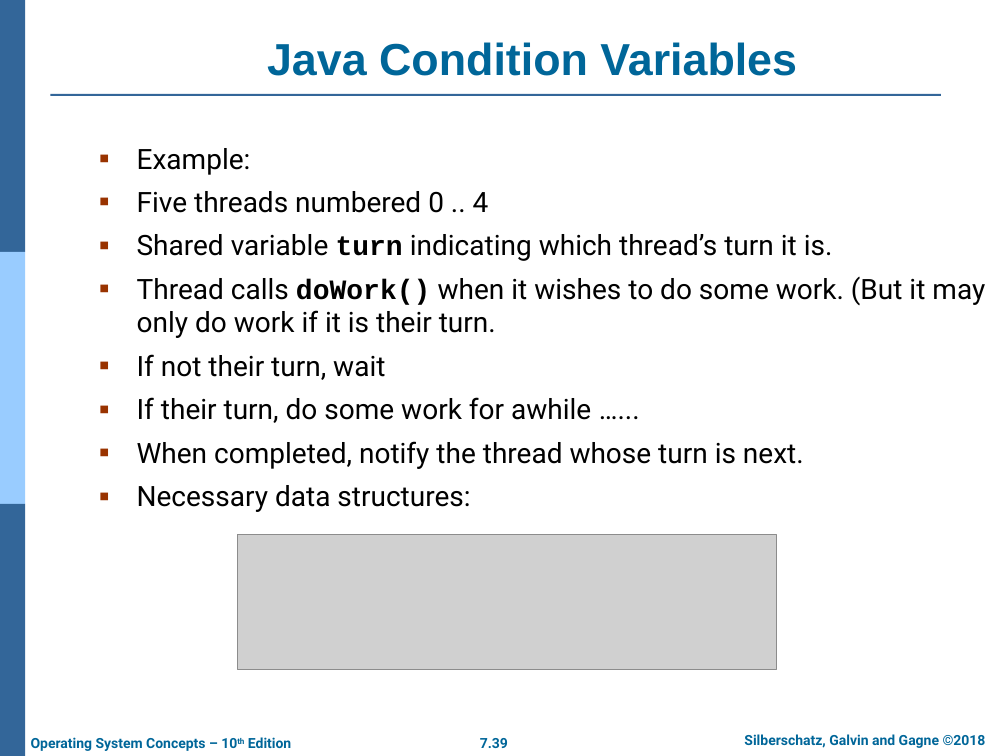
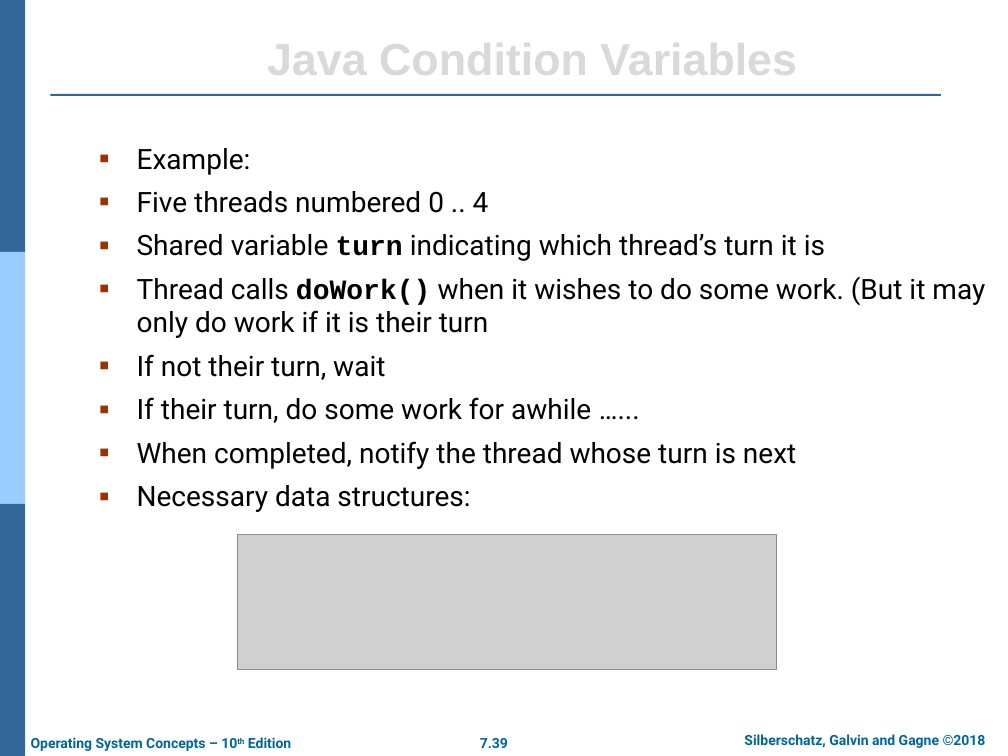
Before and after one commit to chriswjh/chriswjh.github.io, a slide deck: slide 39 of OSu/Chap07.pptx. Drawn at 1008x756 pixels with LibreOffice and Linux fonts; fonts in the diff are those of the drawing; grey boxes stand for pictures; background and template pictures are left out. Boxes give left, top, right and bottom in pixels: in the first picture for what was removed or moved away, otherwise in the second. Text is boxed around its words. In the diff, an @@ line names an element or a change of style, - is before the commit and + after.

```diff
--- a/OSu/Chap07.pptx
+++ b/OSu/Chap07.pptx
@@ title "Java Condition Variables" at box(267, 35, 797, 85): text colour #006699 to #D9D9D9 @@
@@ text at box(137, 234, 985, 338): text changed @@
-▪ Shared variable turn indicating which thread’s turn it is.
-▪ Thread calls doWork() when it wishes to do some work. (But it may only do work if it is their turn.
+▪ Shared variable turn indicating which thread’s turn it is
+▪ Thread calls doWork() when it wishes to do some work. (But it may only do work if it is their turn
@@ text at box(137, 441, 796, 469): text changed @@
-▪ When completed, notify the thread whose turn is next.
+▪ When completed, notify the thread whose turn is next
```
Also in this commit, not shown: 12 other slides changed, 2 other files.
